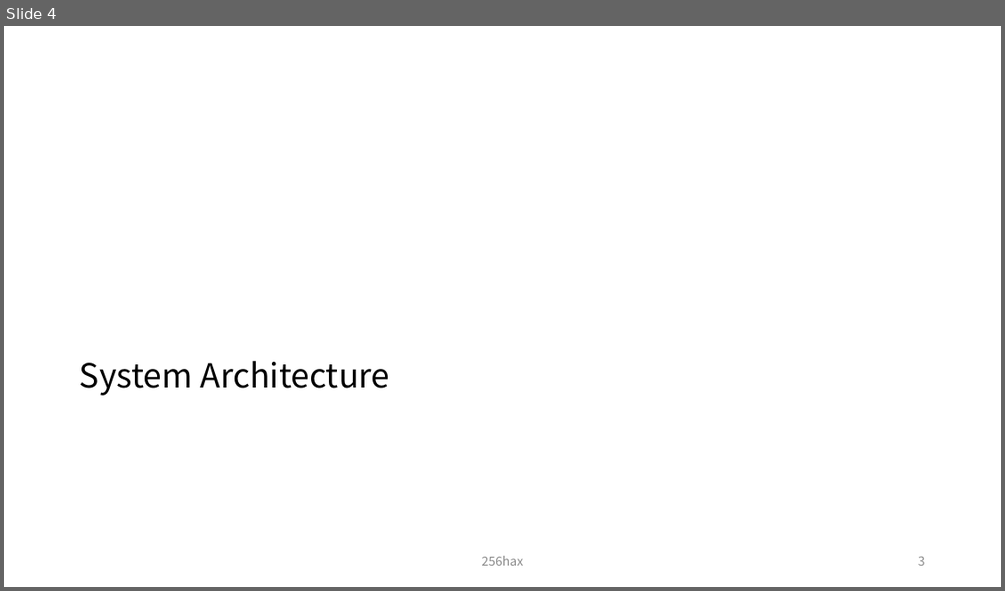
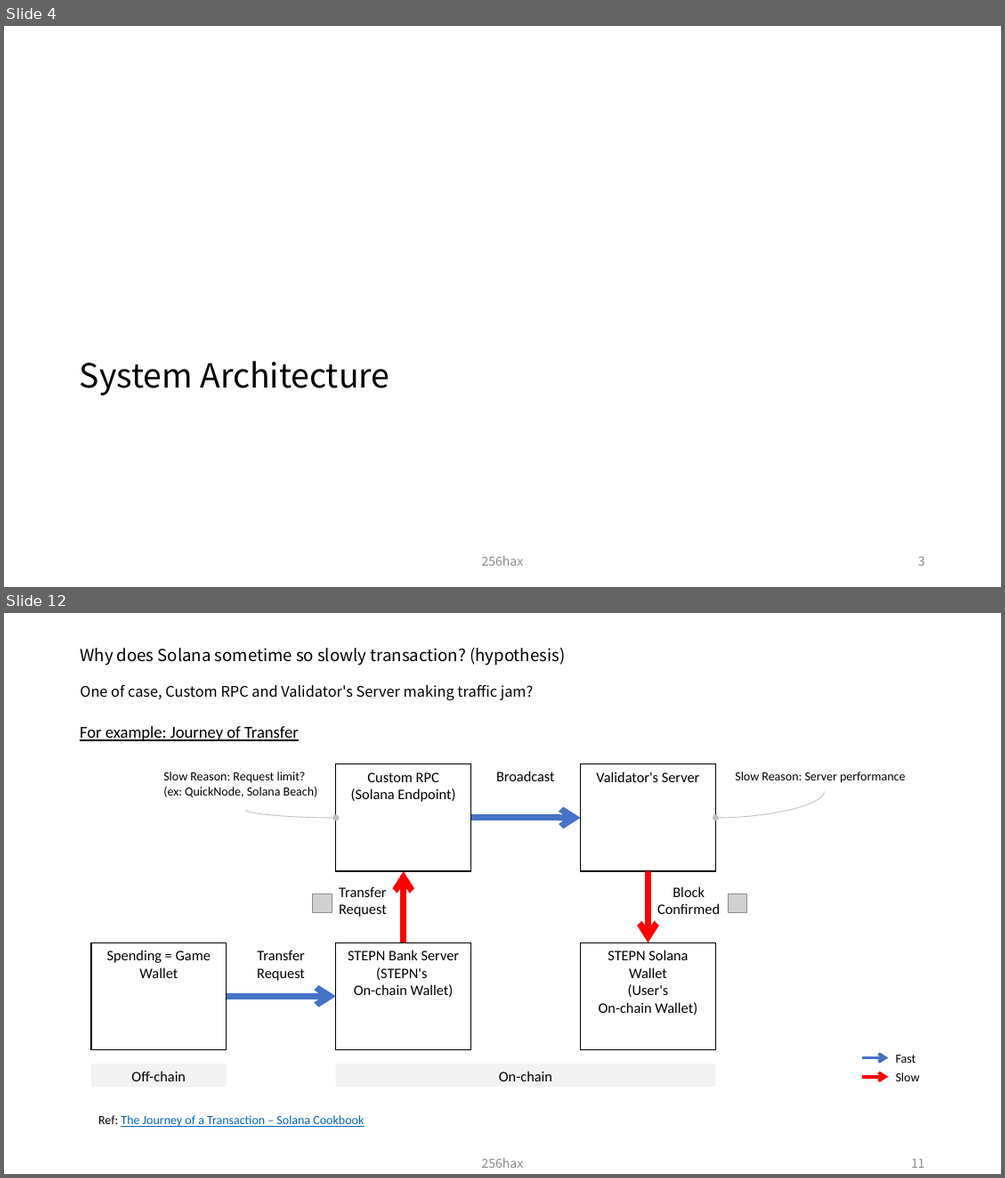
Before and after one commit to legendaryangelist/solana-anchor-react-essential, a slide deck: docs/Solana_Blockchain_Outline_Figure.pptx. Shown one above the other, each under a label of ours: slide 4 before the commit, slides 4 and 12 after it; the slides between them are not shown. The pictures are 1005x591 and 1005x1178 pixels, drawn with LibreOffice and Linux fonts; fonts in the diff are those of the drawing; grey boxes stand for pictures. Boxes give left, top, right and bottom in pixels: in the first picture for what was removed or moved away, otherwise in the second. Text is boxed around its words. In the diff, an @@ line names an element or a change of style, - is before the commit and + after.

Commit message:
docs: add X to Earn section(ex: STEPN)

```diff
--- a/docs/Solana_Blockchain_Outline_Figure.pptx
+++ b/docs/Solana_Blockchain_Outline_Figure.pptx
@@ slide 12 added at [4, 613, 1001, 1174], background #FFFFFF @@
@@ title added at [80, 648, 565, 666], 16 pt, text #000000 @@
+Why does Solana sometime so slowly transaction? (hypothesis)
@@ text added at [80, 685, 533, 700], 14 pt, text #000000 @@
+One of case, Custom RPC and Validator's Server making traffic jam?
@@ text added at [80, 726, 299, 741], 16 pt, text #000000, underline @@
+For example: Journey of Transfer
@@ text added at [163, 771, 318, 797], 12 pt, text #000000 @@
+Slow Reason: Request limit?
+(ex: QuickNode, Solana Beach)
@@ rectangle added at [336, 764, 471, 871], fill #FFFFFF, outline #000000 1 pt, 14 pt, text #000000 @@
+Custom RPC
+(Solana Endpoint)
@@ text added at [496, 771, 555, 781], 14 pt, text #000000 @@
+Broadcast
@@ rectangle added at [581, 764, 716, 871], fill #FFFFFF, outline #000000 1 pt, 14 pt, text #000000 @@
+Validator's Server
@@ text added at [735, 771, 905, 783], 12 pt, text #000000 @@
+Slow Reason: Server performance
@@ curved arrow added from (825, 792) to (716, 818), #BFBFBF 0.75 pt @@
@@ curved arrow added from (245, 810) to (336, 818), #BFBFBF 0.75 pt @@
@@ arrow added from (471, 818) to (581, 818), #4472C4 6 pt @@
@@ arrow added from (404, 943) to (404, 871), #FF0000 6 pt @@
@@ arrow added from (647, 871) to (647, 943), #FF0000 6 pt @@
@@ picture added at [312, 893, 332, 913] @@
@@ text added at [339, 887, 387, 916], 14 pt, text #000000 @@
+Transfer Request
@@ text added at [657, 886, 720, 914], 14 pt, text #000000 @@
+Block
+Confirmed
@@ picture added at [728, 893, 747, 913] @@
@@ rectangle added at [91, 943, 226, 1050], fill #FFFFFF, outline #000000 1 pt, 14 pt, text #000000 @@
+Spending = Game Wallet
@@ text added at [257, 949, 305, 981], 14 pt, text #000000 @@
+Transfer Request
@@ rectangle added at [336, 943, 471, 1050], fill #FFFFFF, outline #000000 1 pt, 14 pt, text #000000 @@
+STEPN Bank Server
+(STEPN's
+On-chain Wallet)
@@ rectangle added at [581, 943, 716, 1050], fill #FFFFFF, outline #000000 1 pt, 14 pt, text #000000 @@
+STEPN Solana Wallet
+(User's
+On-chain Wallet)
@@ arrow added from (226, 996) to (336, 996), #4472C4 6 pt @@
@@ rectangle added at [91, 1064, 226, 1087], fill #F2F2F2, 14 pt, text #000000 @@
+Off-chain
@@ rectangle added at [336, 1064, 716, 1087], fill #F2F2F2, 14 pt, text #000000 @@
+On-chain
@@ group added at [862, 1054, 920, 1081]: 2 arrows, 2 texts @@
+Fast
+Slow
@@ text added at [98, 1115, 364, 1127], 12 pt, text #0563C1, underline @@
+Ref: The Journey of a Transaction – Solana Cookbook
@@ text added at [482, 1158, 524, 1167], 12 pt, text #8C8C8C @@
+256hax
@@ page number added at [911, 1159, 925, 1167], 12 pt, text #8C8C8C @@
+11
```
Also in this commit, not shown: 33 slides changed, 5 other slides added.
